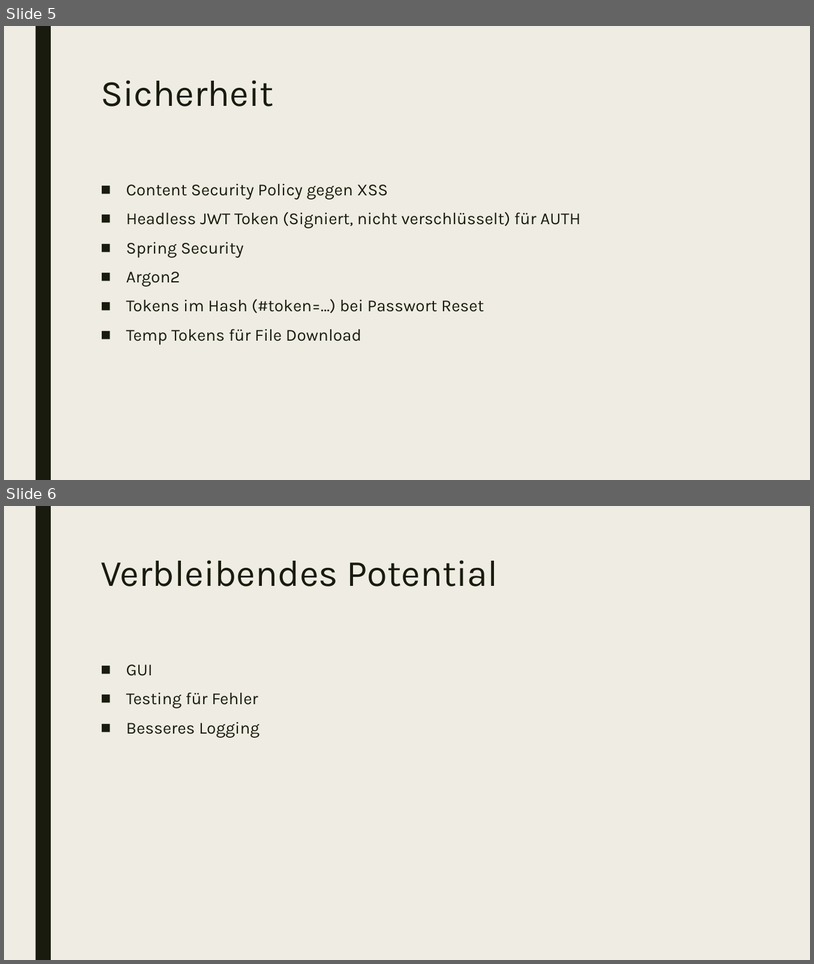
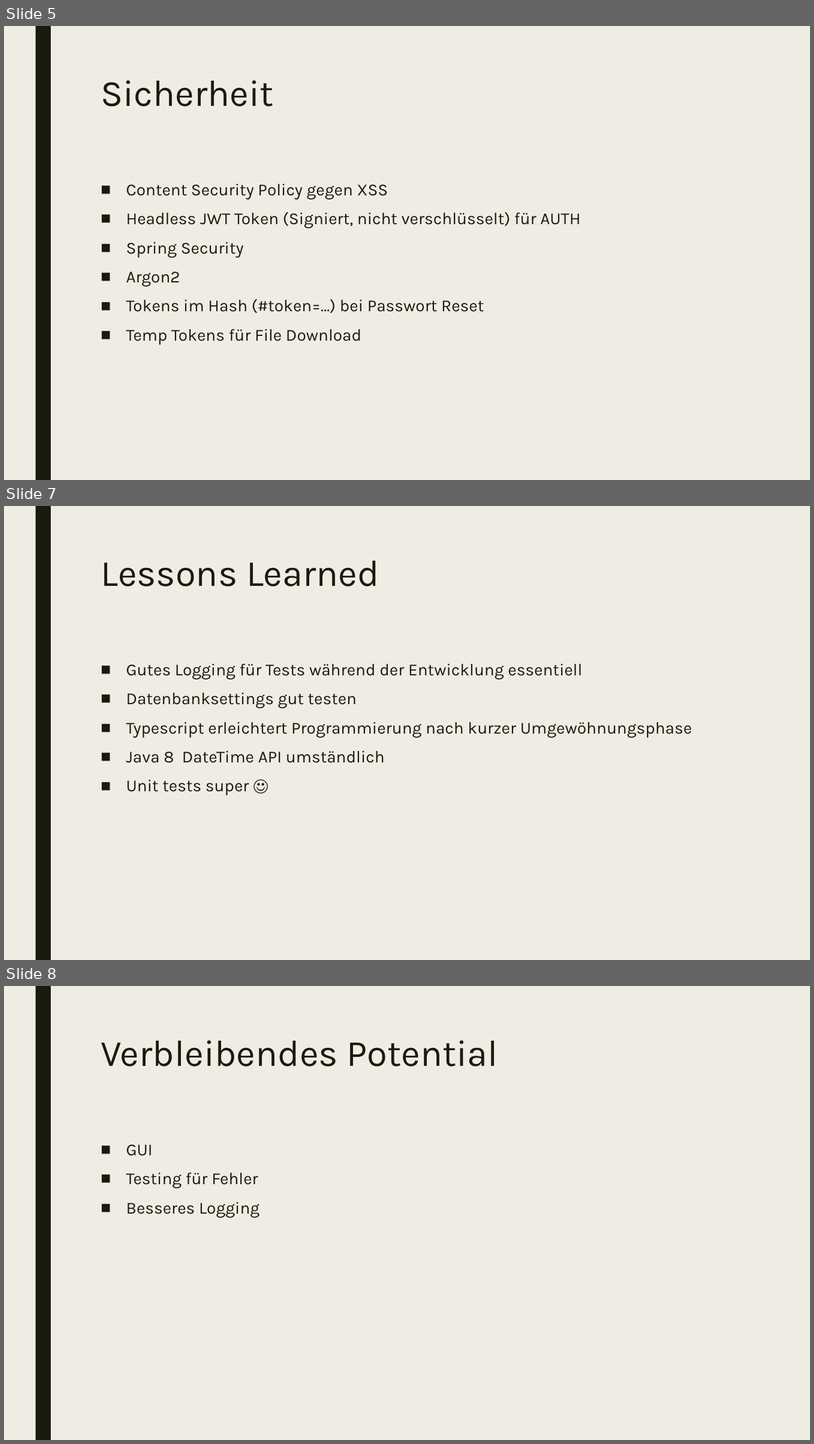
Before and after one commit to orizion/cssr, a slide deck: docs/CS Seminar Registration.pptx. Shown one above the other, each under a label of ours: slides 5 and 6 before the commit, slides 5, 7 and 8 after it; the slides between them are not shown. The pictures are 814x964 and 814x1444 pixels, drawn with LibreOffice and Linux fonts; fonts in the diff are those of the drawing. Boxes give left, top, right and bottom in pixels: in the first picture for what was removed or moved away, otherwise in the second. Text is boxed around its words. In the diff, an @@ line names an element or a change of style, - is before the commit and + after.

```diff
--- a/docs/CS Seminar Registration.pptx
+++ b/docs/CS Seminar Registration.pptx
@@ slide 7 added at bbox=[4, 506, 810, 960], background #EFEDE3; not listed: 1 template element that a slide beside it also shows @@
@@ title added at bbox=[101, 561, 380, 586], 44 pt, text #191B0E @@
+Lessons Learned
@@ text added at bbox=[126, 663, 692, 795], 20 pt, text #191B0E @@
+■ Gutes Logging für Tests während der Entwicklung essentiell
+■ Datenbanksettings gut testen
+■ Typescript erleichtert Programmierung nach kurzer Umgewöhnungsphase
+■ Java 8 DateTime API umständlich
+■ Unit tests super ☺
@@ what was slide 6 is now slide 8 @@
```
Also in this commit, not shown: 1 slide changed, 2 other slides added.
